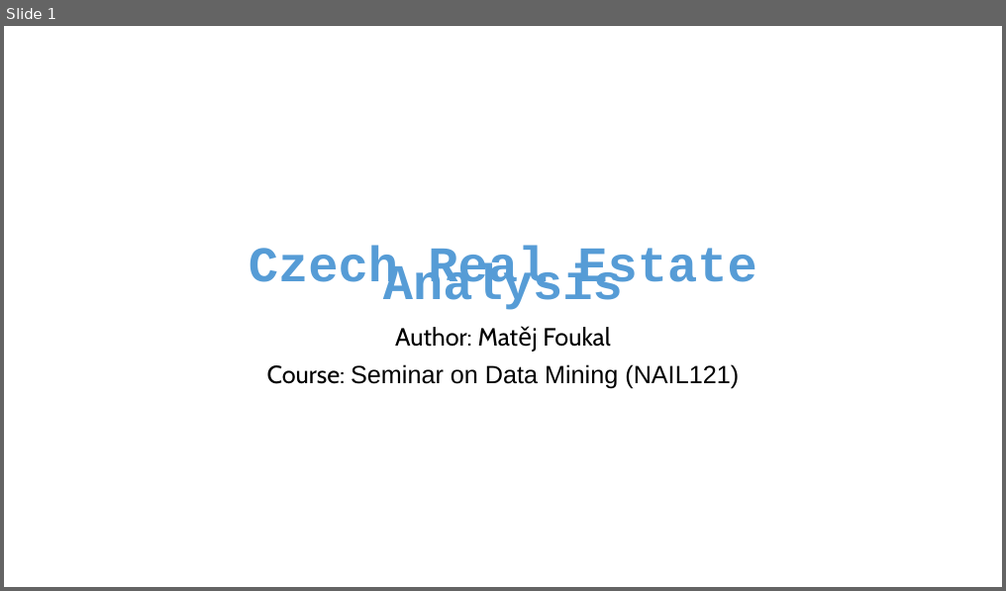
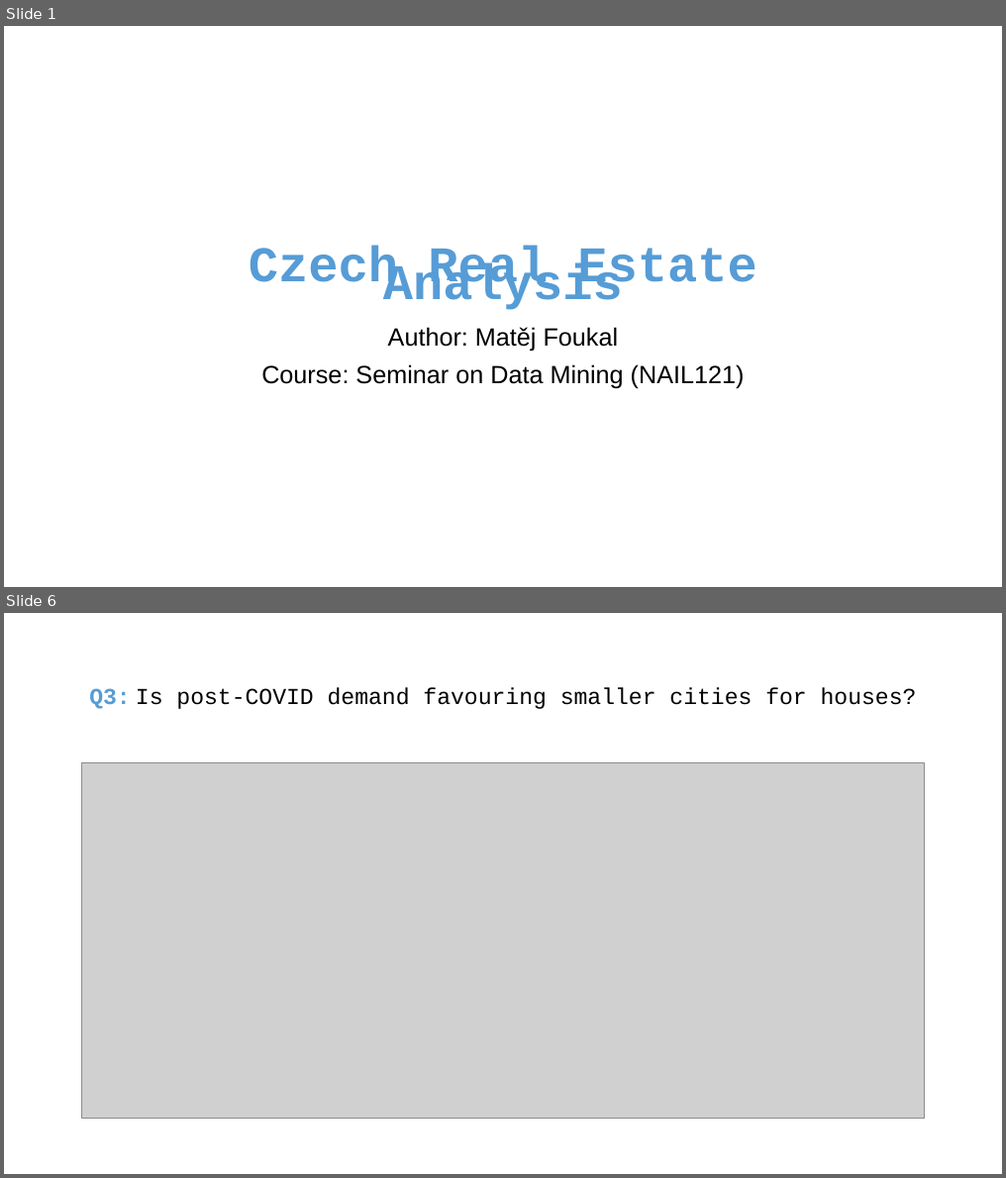
Before and after one commit to MiraZzle/cz-real-estate-analysis, a slide deck: Czech Real Estate Analysis - presentation.pptx. Shown one above the other, each under a label of ours: slide 1 before the commit, slides 1 and 6 after it; the slides between them are not shown. The pictures are 1006x591 and 1006x1178 pixels, drawn with LibreOffice and Linux fonts; fonts in the diff are those of the drawing; grey boxes stand for pictures. Boxes give left, top, right and bottom in pixels: in the first picture for what was removed or moved away, otherwise in the second. Text is boxed around its words. In the diff, an @@ line names an element or a change of style, - is before the commit and + after.

```diff
--- a/Czech Real Estate Analysis - presentation.pptx
+++ b/Czech Real Estate Analysis - presentation.pptx
@@ slide 6 added at [4,613,1002,1174], background #FFFFFF @@
@@ title added at [89,687,917,709], 22 pt, text #000000 @@
+Q3: Is post-COVID demand favouring smaller cities for houses?
@@ picture added at [82,762,924,1119] @@
@@ slide 1 changed as well @@
@@ subtitle "Author: Matěj Foukal" at [261,327,745,388]: font Cabin to Arial in "Author: Matěj Foukal", "Course:" @@
```
Also in this commit, not shown: 7 other slides changed, 3 other slides added, 5 slides removed, 11 other files.
